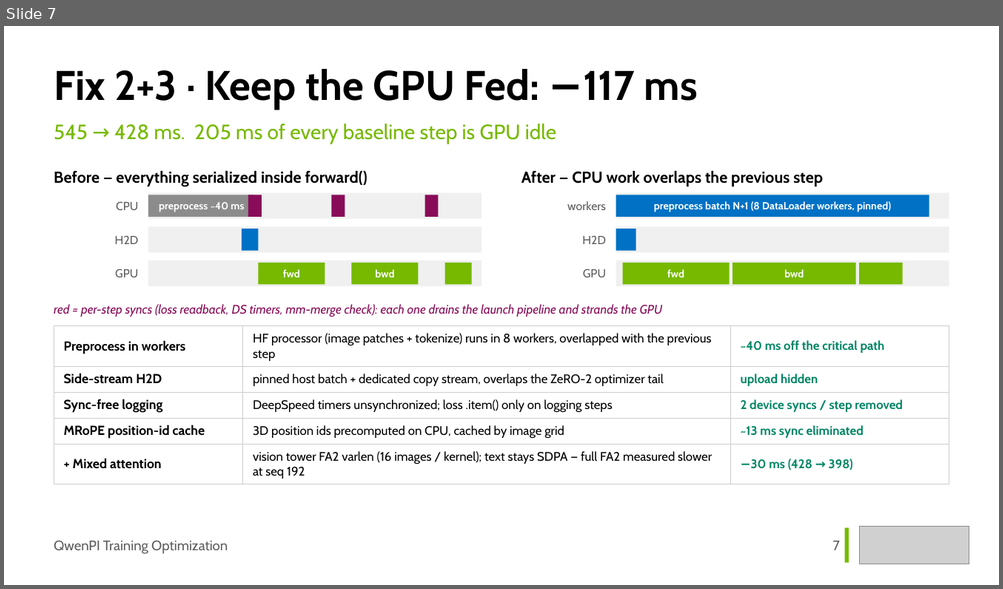
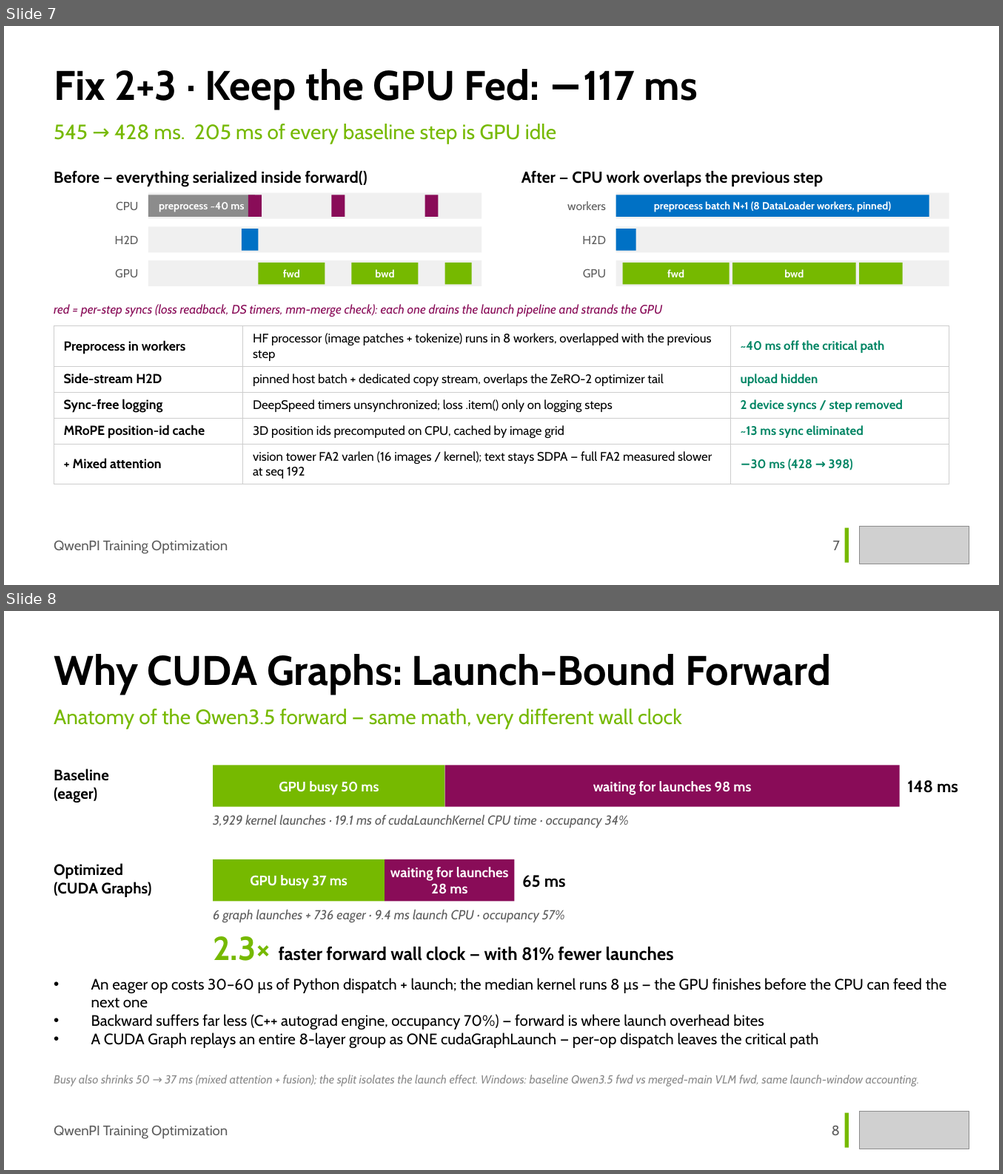
Before and after one commit to Holworth/starVLA, a slide deck: docs/slides/qwenpi-optimization.pptx. Shown one above the other, each under a label of ours: slide 7 before the commit, slides 7 and 8 after it. The pictures are 1003x589 and 1003x1174 pixels, drawn with LibreOffice and Linux fonts; fonts in the diff are those of the drawing; grey boxes stand for pictures. Boxes give left, top, right and bottom in pixels: in the first picture for what was removed or moved away, otherwise in the second. Text is boxed around its words. In the diff, an @@ line names an element or a change of style, - is before the commit and + after.

Commit message:
docs(slides): split CUDA Graphs into launch-bound evidence page and 4-vs-1 design page

```diff
--- a/docs/slides/qwenpi-optimization.pptx
+++ b/docs/slides/qwenpi-optimization.pptx
@@ slide 8 added at (4, 611, 999, 1170), background #FFFFFF @@
@@ text added at (54, 654, 831, 694), 30 pt, text #000000, bold @@
+Why CUDA Graphs: Launch-Bound Forward
@@ text added at (54, 709, 682, 729), 15 pt, text #76B900 @@
+Anatomy of the Qwen3.5 forward — same math, very different wall clock
@@ rectangle added at (213, 765, 444, 807), fill #76B900 @@
@@ rectangle added at (444, 765, 899, 807), fill #890C58 @@
@@ text added at (54, 769, 109, 803), 11 pt, text #000000, bold @@
+Baseline
+(eager)
@@ text added at (279, 781, 378, 795), 10 pt, text #FFFFFF, bold @@
+GPU busy 50 ms
@@ text added at (593, 781, 751, 795), 10 pt, text #FFFFFF, bold @@
+waiting for launches 98 ms
@@ text added at (907, 780, 958, 793), 12 pt, text #000000, bold @@
+148 ms
@@ text added at (213, 815, 629, 829), 9.5 pt, text #5E5E5E, italic @@
+3,929 kernel launches · 19.1 ms of cudaLaunchKernel CPU time · occupancy 34%
@@ text added at (54, 863, 152, 897), 11 pt, text #000000, bold @@
+Optimized
+(CUDA Graphs)
@@ rectangle added at (213, 860, 385, 901), fill #76B900 @@
@@ text added at (250, 875, 347, 889), 10 pt, text #FFFFFF, bold @@
+GPU busy 37 ms
@@ rectangle added at (385, 860, 515, 901), fill #890C58 @@
@@ text added at (390, 867, 509, 894), 10 pt, text #FFFFFF, bold @@
+waiting for launches 28 ms
@@ text added at (522, 875, 566, 888), 12 pt, text #000000, bold @@
+65 ms
@@ text added at (213, 909, 565, 923), 9.5 pt, text #5E5E5E, italic @@
+6 graph launches + 736 eager · 9.4 ms launch CPU · occupancy 57%
@@ text added at (213, 937, 674, 961), 13 pt, text #000000, bold @@
+2.3× faster forward wall clock — with 81% fewer launches
@@ text added at (91, 978, 947, 1048), 11 pt, text #000000 @@
+• An eager op costs 30–60 µs of Python dispatch + launch; the median kernel runs 8 µs — the GPU finishes before the CPU can feed the next one
+• Backward suffers far less (C++ autograd engine, occupancy 70%) — forward is where launch overhead bites
+• A CUDA Graph replays an entire 8-layer group as ONE cudaGraphLaunch — per-op dispatch leaves the critical path
@@ text added at (54, 1075, 919, 1087), 8.5 pt, text #8C8C8C, italic @@
+Busy also shrinks 50 → 37 ms (mixed attention + fusion); the split isolates the launch effect. Windows: baseline Qwen3.5 fwd vs merged-main VLM fwd, same launch-window accounting.
@@ rectangle added at (845, 1113, 848, 1148), fill #76B900 @@
@@ picture added at (859, 1112, 969, 1150) @@
@@ text added at (54, 1125, 227, 1139), 10 pt, text #5E5E5E @@
+QwenPI Training Optimization
@@ text added at (831, 1125, 839, 1136), 10 pt, text #5E5E5E @@
+8
```
Also in this commit, not shown: 4 slides changed, 1 other slide added, 1 slide removed, 1 other file.
